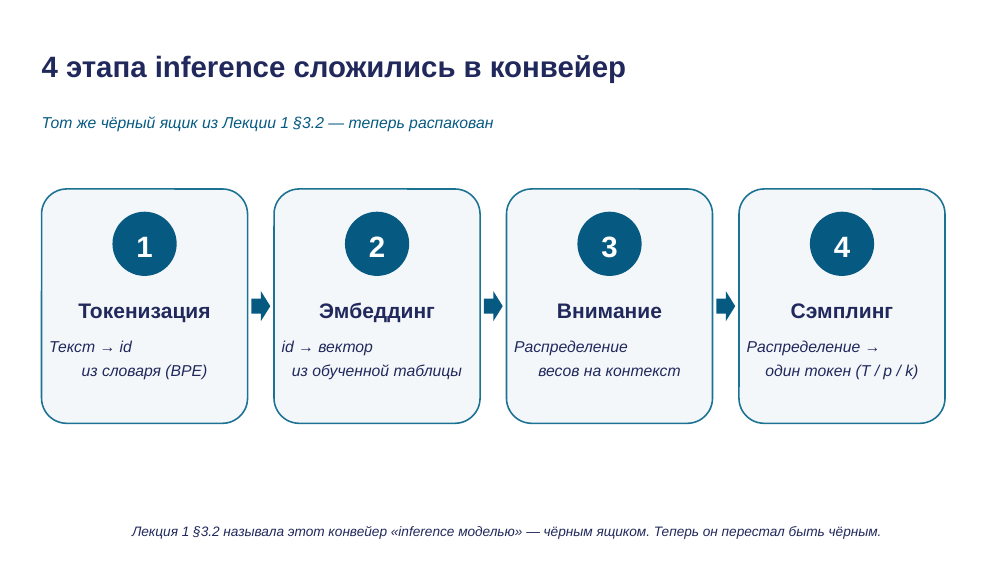
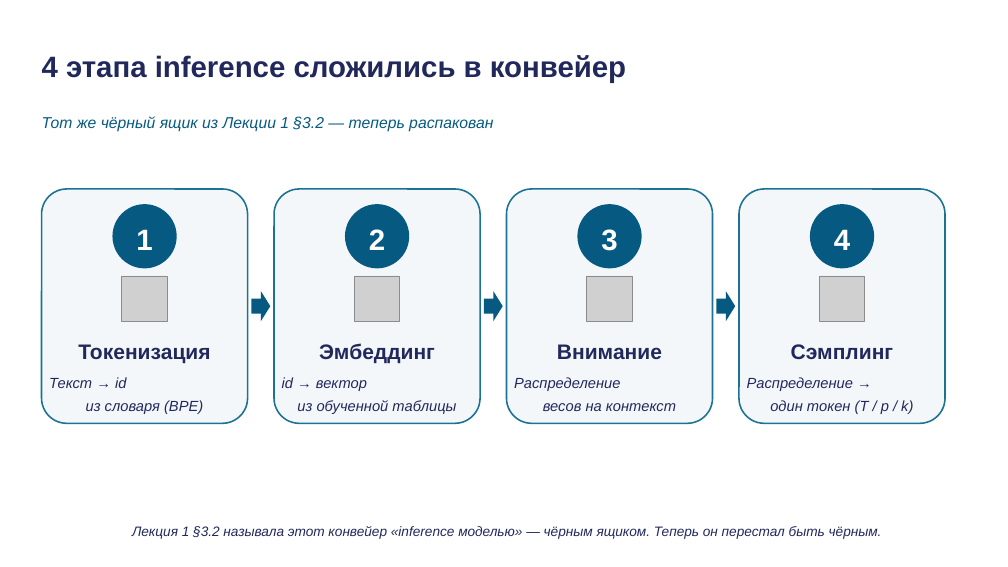
Before and after one commit to tellina-study/AI-usage-lessons, a slide deck: slide 30 of library/lectures/lec-02/rendered/lec-02.pptx (slide 28 before the commit). Drawn at 1008x567 pixels with LibreOffice and Linux fonts; fonts in the diff are those of the drawing; grey boxes stand for pictures. Boxes give left, top, right and bottom in pixels: in the first picture for what was removed or moved away, otherwise in the second. Text is boxed around its words. In the diff, an @@ line names an element or a change of style, - is before the commit and + after.

```diff
--- a/library/lectures/lec-02/rendered/lec-02.pptx
+++ b/library/lectures/lec-02/rendered/lec-02.pptx
@@ 4 texts, 4 rounded rectangles: place and size @@
-4 texts, 4 rounded rectangles at bbox=[113, 212, 874, 276]
+4 texts, 4 rounded rectangles at bbox=[113, 204, 874, 268]
@@ picture added at bbox=[122, 276, 167, 321] @@
@@ picture added at bbox=[355, 276, 400, 321] @@
@@ picture added at bbox=[587, 276, 632, 321] @@
@@ picture added at bbox=[820, 276, 865, 321] @@
@@ 4 texts: place and size @@
-4 texts at bbox=[78, 302, 893, 322]
+4 texts at bbox=[78, 343, 893, 363]
@@ text "Текст → id из словаря ...": place and size @@
-text "Текст → id из словаря ..." at bbox=[49, 340, 207, 380]
+text "Текст → id из словаря ..." at bbox=[49, 377, 203, 414]
@@ text "id → вектор из обученной ...": place and size @@
-text "id → вектор из обученной ..." at bbox=[282, 340, 462, 380]
+text "id → вектор из обученной ..." at bbox=[282, 377, 456, 414]
@@ text "Распределение весов на контекст": place and size @@
-text "Распределение весов на контекст" at bbox=[514, 340, 681, 376]
+text "Распределение весов на контекст" at bbox=[514, 377, 676, 411]
@@ size 15 to 14 pt in 4 elements at bbox=[49, 377, 203, 414], bbox=[282, 377, 456, 414], bbox=[514, 377, 676, 411], bbox=[747, 377, 913, 414] @@
@@ text "Распределение → один токен (T ...": place and size @@
-text "Распределение → один токен (T ..." at bbox=[747, 340, 918, 380]
+text "Распределение → один токен (T ..." at bbox=[747, 377, 913, 414]
```
Also in this commit, not shown: 5 other slides changed, 5 slides added, 3 slides removed, 47 other files.
